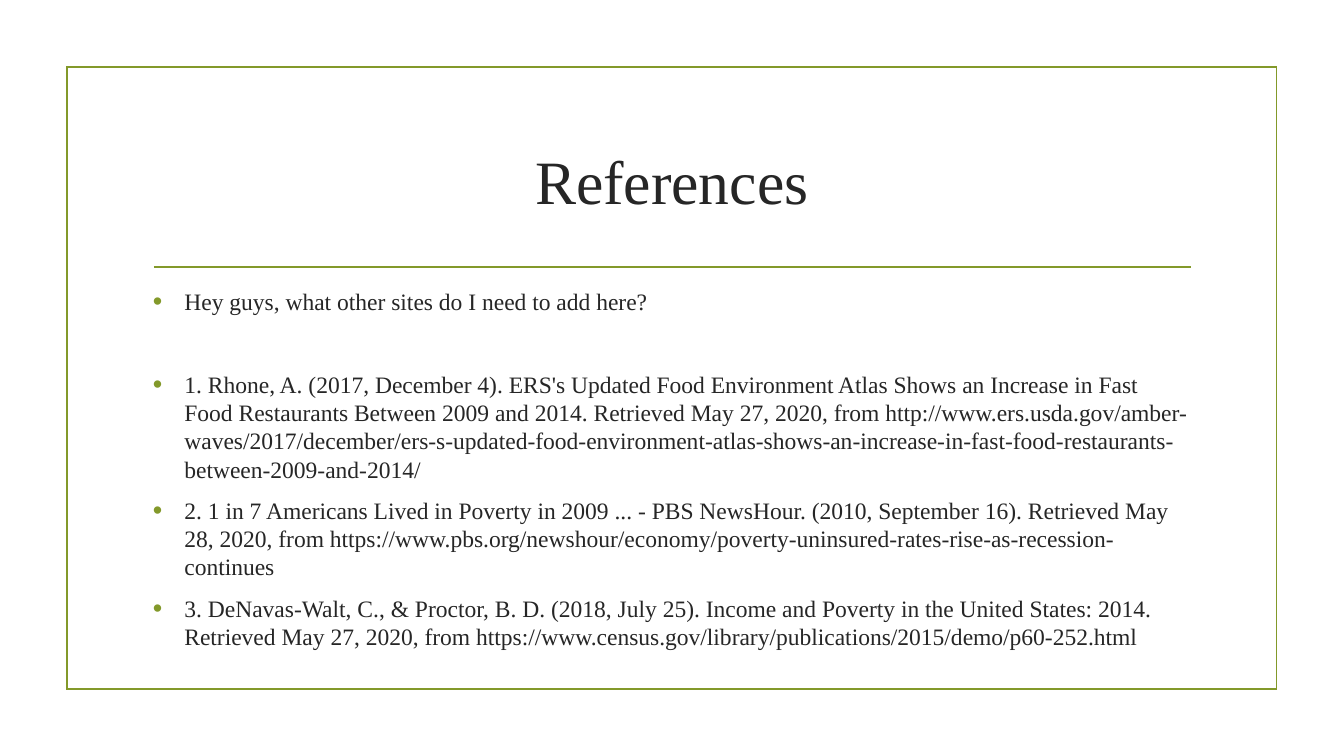
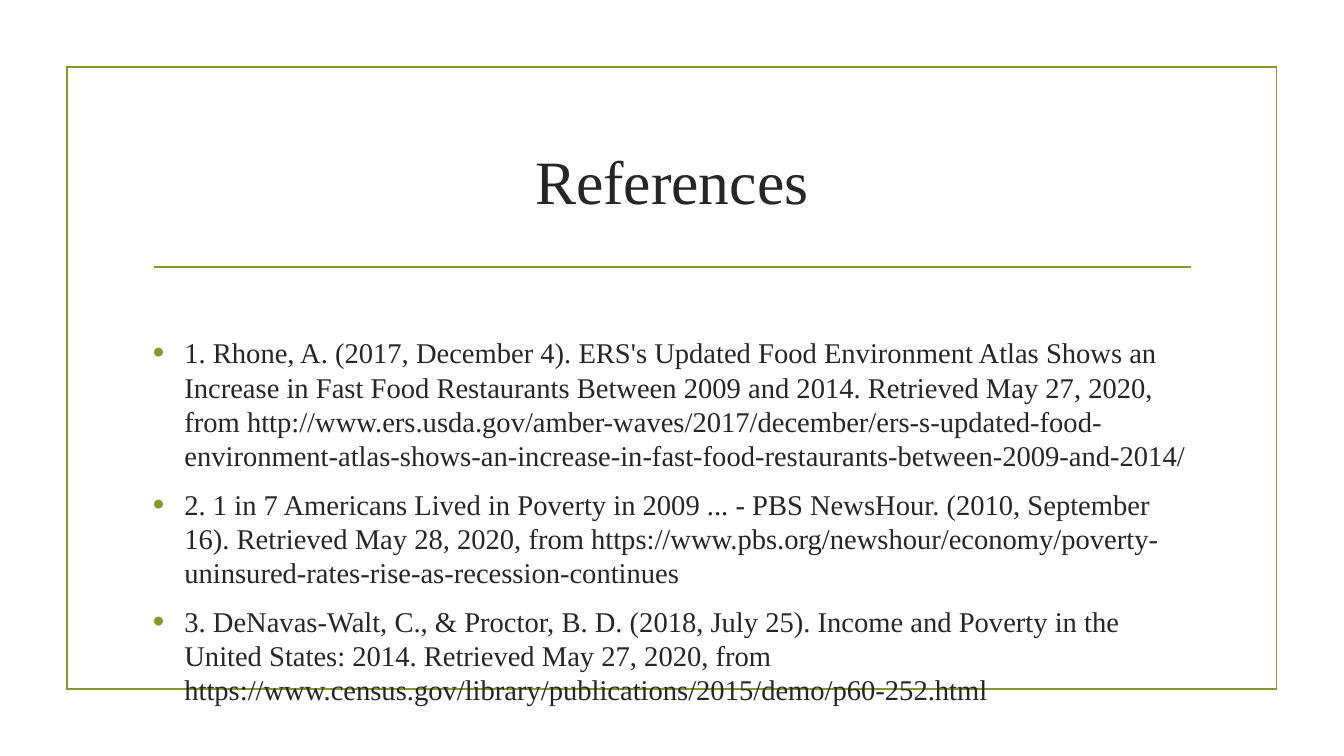
Before and after one commit to kennknisley/project_two, a slide deck: slide 8 of Poverty & Fast Food.pptx (slide 5 before the commit). Drawn at 1344x756 pixels with LibreOffice and Linux fonts; fonts in the diff are those of the drawing; background and template pictures are left out. Boxes give left, top, right and bottom in pixels: in the first picture for what was removed or moved away, otherwise in the second. Text is boxed around its words. In the diff, an @@ line names an element or a change of style, - is before the commit and + after.

```diff
--- a/Poverty & Fast Food.pptx
+++ b/Poverty & Fast Food.pptx
@@ text "1. Rhone, A. (2017, December ..." at [184, 343, 1184, 706]: size 16.8 to 20.4 pt @@
@@ text at [184, 293, 647, 315]: paragraph removed @@
-• Hey guys, what other sites do I need to add here?
```
Also in this commit, not shown: 2 other slides changed, 4 slides added, 1 slide removed, 8 other files.
